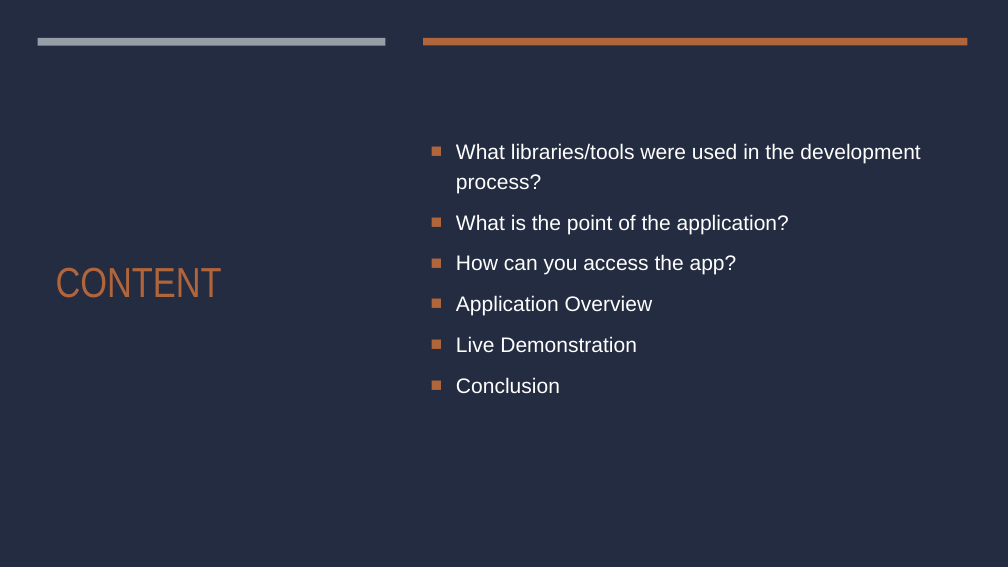
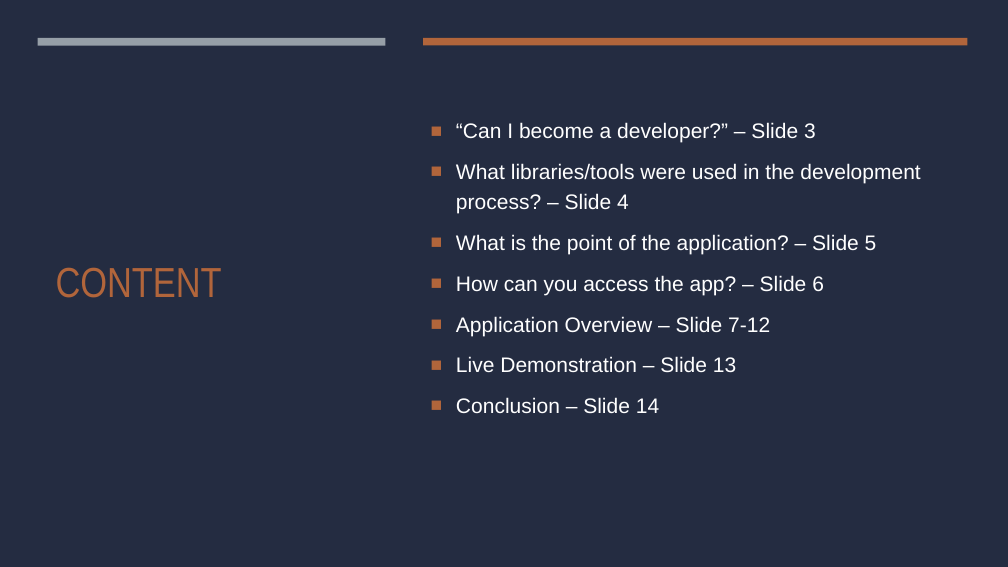
Before and after one commit to kristiyanpts/chatApp, a slide deck: slide 2 of JavaScript Chat Application.pptx. Drawn at 1008x567 pixels with LibreOffice and Linux fonts; fonts in the diff are those of the drawing. Boxes give left, top, right and bottom in pixels: in the first picture for what was removed or moved away, otherwise in the second. Text is boxed around its words. In the diff, an @@ line names an element or a change of style, - is before the commit and + after.

```diff
--- a/JavaScript Chat Application.pptx
+++ b/JavaScript Chat Application.pptx
@@ text at box(456, 122, 920, 414): text changed @@
-■ What libraries/tools were used in the development process?
-■ What is the point of the application?
-■ How can you access the app?
-■ Application Overview
-■ Live Demonstration
-■ Conclusion
+■ “Can I become a developer?” – Slide 3
+■ What libraries/tools were used in the development process? – Slide 4
+■ What is the point of the application? – Slide 5
+■ How can you access the app? – Slide 6
+■ Application Overview – Slide 7-12
+■ Live Demonstration – Slide 13
+■ Conclusion – Slide 14
```
Also in this commit, not shown: 4 other slides changed, 1 slide added, 3 other files.
